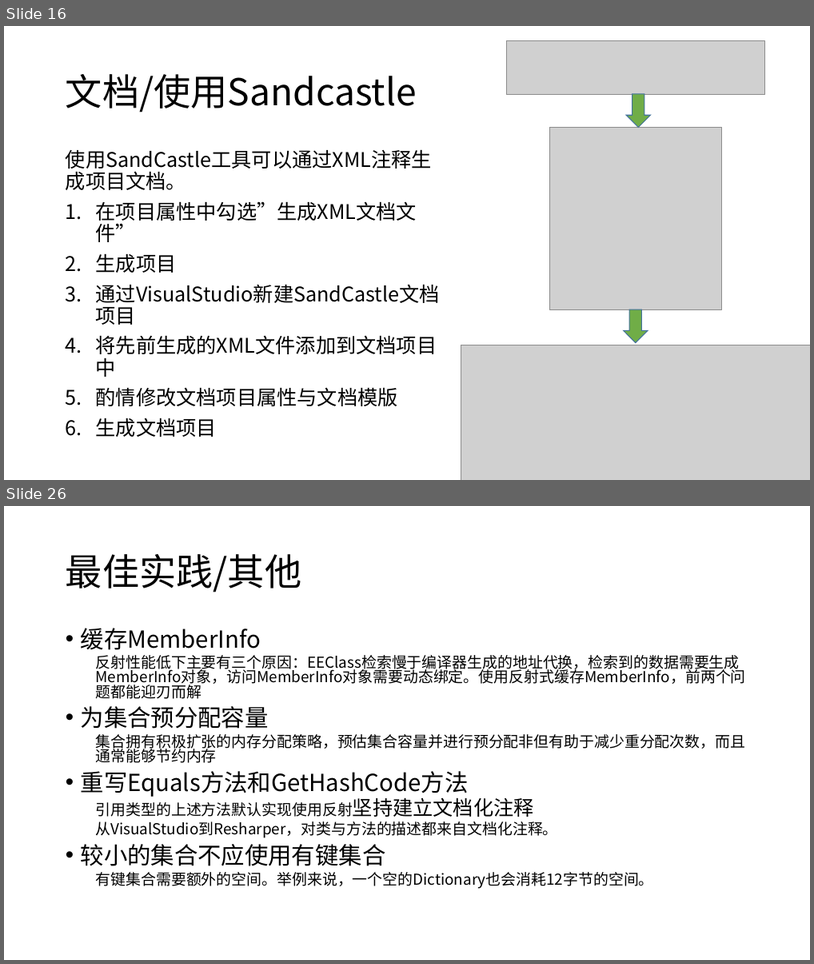
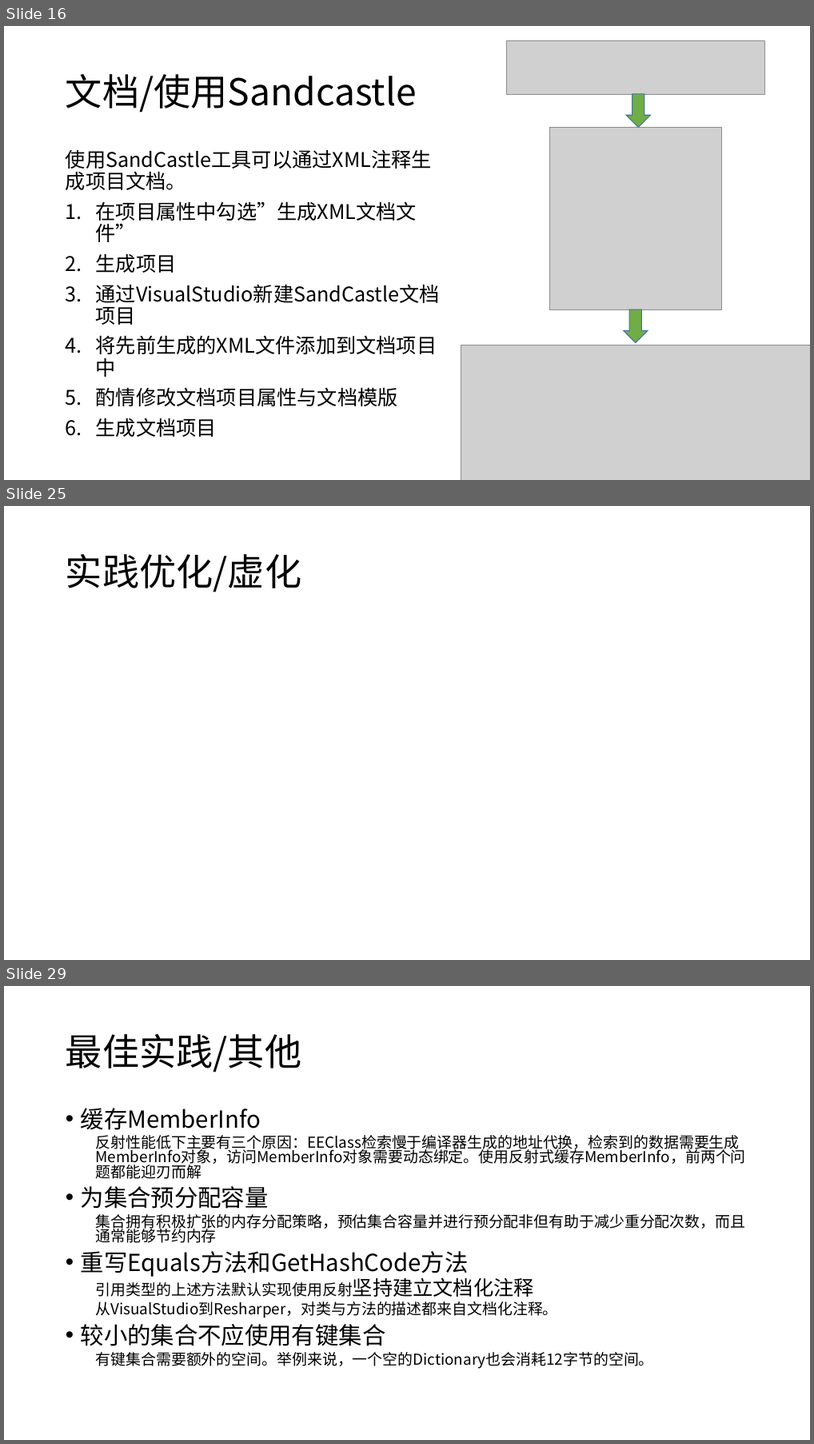
Before and after one commit to snakealpha/DotNetSession, a slide deck: pptx.pptx.pptx. Shown one above the other, each under a label of ours: slides 16 and 26 before the commit, slides 16, 25 and 29 after it; the slides between them are not shown. The pictures are 814x964 and 814x1444 pixels, drawn with LibreOffice and Linux fonts; fonts in the diff are those of the drawing; grey boxes stand for pictures. Boxes give left, top, right and bottom in pixels: in the first picture for what was removed or moved away, otherwise in the second. Text is boxed around its words. In the diff, an @@ line names an element or a change of style, - is before the commit and + after.

```diff
--- a/pptx.pptx.pptx
+++ b/pptx.pptx.pptx
@@ slide 25 added at (4, 506, 810, 960), background #FFFFFF @@
@@ title added at (66, 554, 302, 592), 44 pt, text #000000 @@
+实践优化/虚化
@@ what was slide 26 is now slide 29 @@
```
Also in this commit, not shown: 8 slides changed, 3 other slides added, 1 slide removed.
